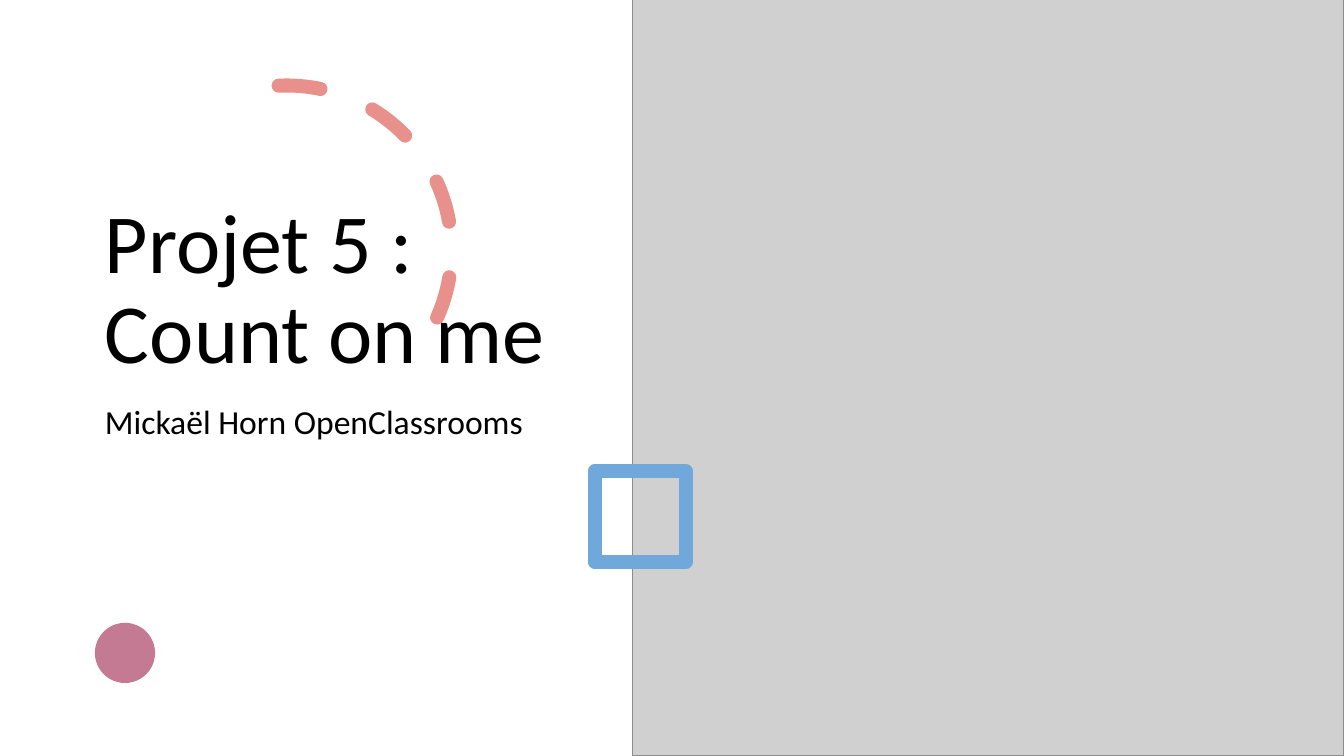
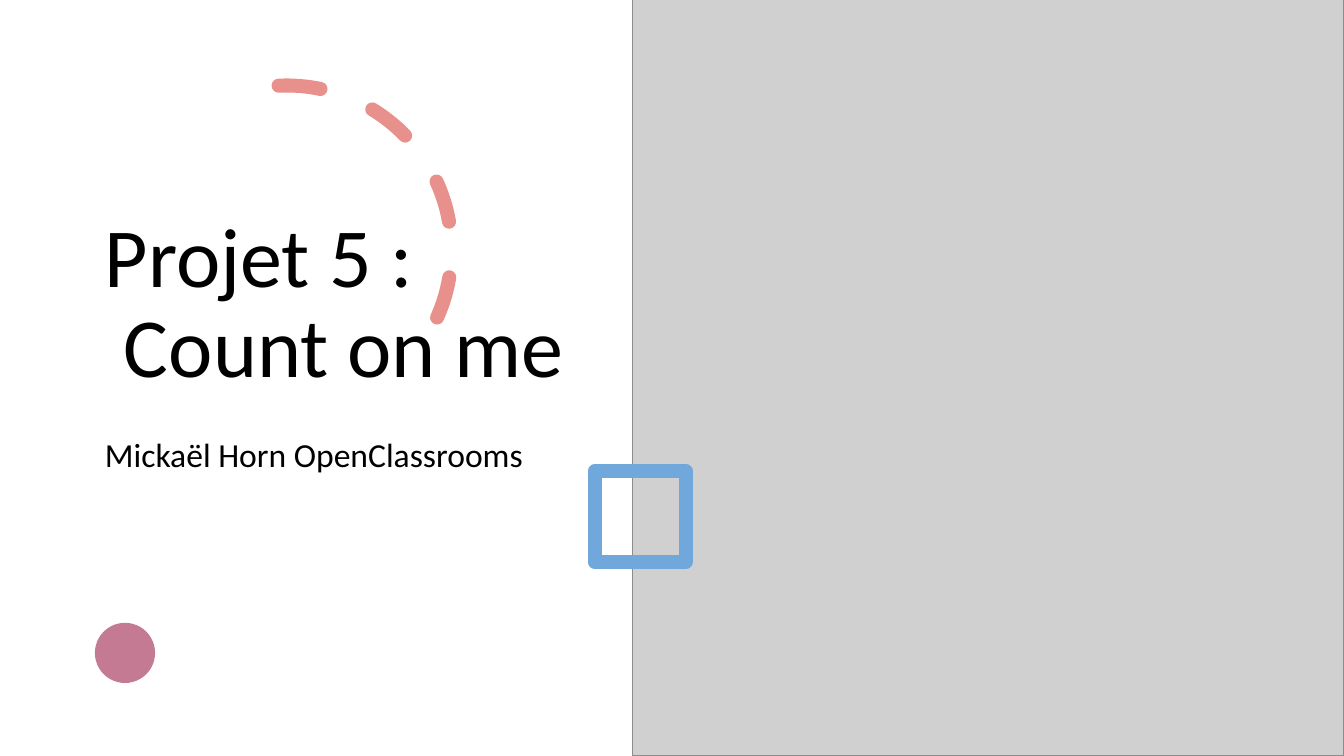
Before and after one commit to MickaeliOS/OpenClassrooms-P5-CountOnMe, a slide deck: slide 1 of Horn_Mickael_2_presentation_022122.pptx. Drawn at 1344x756 pixels with LibreOffice and Linux fonts; fonts in the diff are those of the drawing; grey boxes stand for pictures. Boxes give left, top, right and bottom in pixels: in the first picture for what was removed or moved away, otherwise in the second. Text is boxed around its words. In the diff, an @@ line names an element or a change of style, - is before the commit and + after.

```diff
--- a/Horn_Mickael_2_presentation_022122.pptx
+++ b/Horn_Mickael_2_presentation_022122.pptx
@@ title "Projet 5 : Count on ..." rewrapped from (105,215,545,364) to (105,229,564,378) @@
@@ subtitle "Mickaël Horn OpenClassrooms": place and size @@
-subtitle "Mickaël Horn OpenClassrooms" at (105,410,523,440)
+subtitle "Mickaël Horn OpenClassrooms" at (105,443,523,473)
```
Also in this commit, not shown: 4 other slides changed, 2 slides added, 3 other files.
